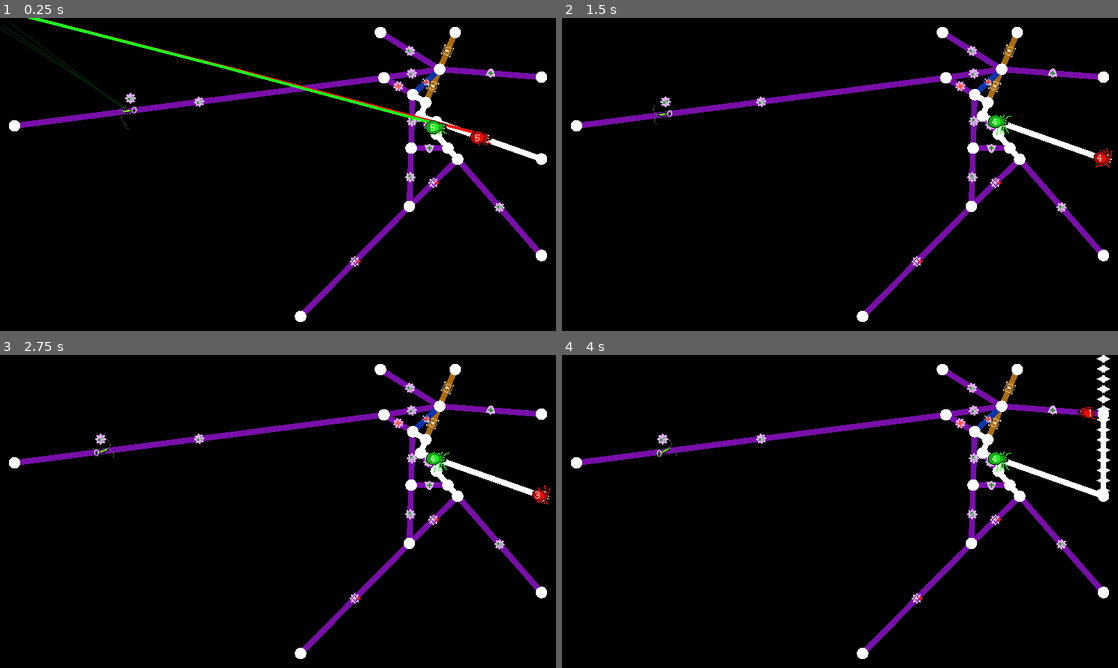
Above: before the commit, frames 1-4 (two rows, left to right).
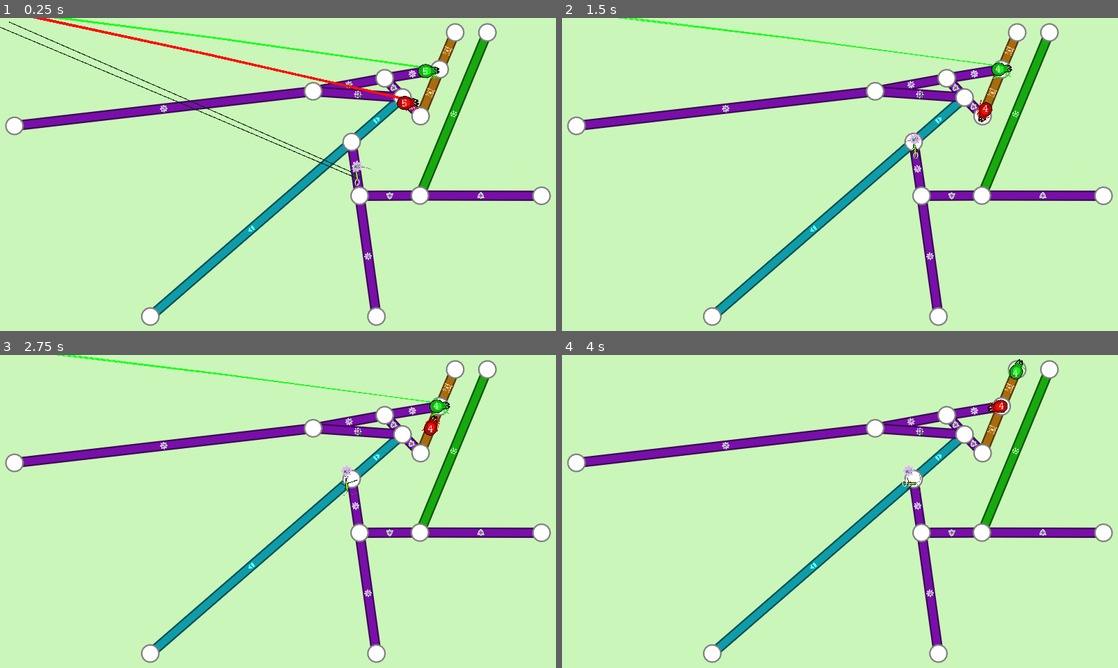
Above: after the commit, the same moments.

Repository: Pandaqi/Windowsilk
Game: Godot game, scene res://Main.tscn
Two runs of this game, one before a commit and one after it. Both use one fixed random seed, a clock stepped at 60 frames per second and the inputs below.
Inputs:
- Up to frame 1 (0.25 s): no input
- Up to frame 2 (1.5 s): tap Enter at 0.5 s; hold Right 0.53-1.28 s; tap T at 0.6 s; tap Space at 0.77 s; hold Down from 1.28 s (still down); tap K at 1.35 s
- Up to frame 3 (2.75 s): tap Space at 1.52 s; release Down at 2.03 s; hold Right from 2.03 s (still down); tap J at 2.1 s
- Up to frame 4 (4 s): release Right at 2.78 s; hold Up 2.78-3.53 s; tap H at 2.85 s; tap Space at 3.02, 3.77 s; hold Left from 3.53 s (still down); tap U at 3.6 s

The runs differ from the first frame. In frame 1, 99% of the frame differs, in the area x 0-100%, y 0-100%; in frame 2, 99%; in frame 3, 99%; in frame 4, 99%.
Error before the commit: Invalid get index 'specialties' (on base: 'Dictionary'). (res://scripts/edge_modules/module_entities.gd:26)

Commit message:
All web-walking bugs included; figured out the missing rules for a game; flying bugs planned

Diff:
--- a/project.godot
+++ b/project.godot
@@ -38,5 +38,5 @@
 quality/driver/driver_name="GLES2"
 vram_compression/import_etc=true
 vram_compression/import_etc2=false
-environment/default_clear_color=Color( 0, 0, 0, 1 )
+environment/default_clear_color=Color( 0.796078, 0.964706, 0.729412, 1 )
 environment/default_environment="res://default_env.tres"
--- /dev/null
+++ b/scenes/antennas/ant.tscn
@@ -0,0 +1,21 @@
+[gd_scene format=2]
+
+[node name="Node2D" type="Node2D"]
+
+[node name="L" type="Node2D" parent="."]
+position = Vector2( 31.5283, -7.07049 )
+
+[node name="Offset" type="Node2D" parent="L"]
+position = Vector2( 22.2898, -20.7555 )
+
+[node name="Mid" type="Node2D" parent="L"]
+position = Vector2( 0.944946, -14.804 )
+
+[node name="R" type="Node2D" parent="."]
+position = Vector2( 32.0764, 6.67622 )
+
+[node name="Offset" type="Node2D" parent="R"]
+position = Vector2( 21.958, 22.073 )
+
+[node name="Mid" type="Node2D" parent="R"]
+position = Vector2( 0.157494, 14.4891 )
--- /dev/null
+++ b/scenes/antennas/aphid.tscn
@@ -0,0 +1,21 @@
+[gd_scene format=2]
+
+[node name="Node2D" type="Node2D"]
+
+[node name="L" type="Node2D" parent="."]
+position = Vector2( 39.8753, -7.22797 )
+
+[node name="Offset" type="Node2D" parent="L"]
+position = Vector2( -34.0917, -22.6454 )
+
+[node name="Mid" type="Node2D" parent="L"]
+position = Vector2( 6.4571, -13.8591 )
+
+[node name="R" type="Node2D" parent="."]
+position = Vector2( 39.9509, 1.16407 )
+
+[node name="Offset" type="Node2D" parent="R"]
+position = Vector2( -32.3761, 25.5378 )
+
+[node name="Mid" type="Node2D" parent="R"]
+position = Vector2( 6.77208, 14.1741 )
--- /dev/null
+++ b/scenes/antennas/caterpillar.tscn
@@ -0,0 +1,15 @@
+[gd_scene format=2]
+
+[node name="Node2D" type="Node2D"]
+
+[node name="L" type="Node2D" parent="."]
+position = Vector2( 39.9858, -2.53917 )
+
+[node name="Offset" type="Node2D" parent="L"]
+position = Vector2( 6.2393, -3.78018 )
+
+[node name="R" type="Node2D" parent="."]
+position = Vector2( 40.1124, 2.17578 )
+
+[node name="Offset" type="Node2D" parent="R"]
+position = Vector2( 6.16772, 2.94661 )
--- /dev/null
+++ b/scenes/antennas/earwig.tscn
@@ -0,0 +1,21 @@
+[gd_scene format=2]
+
+[node name="Node2D" type="Node2D"]
+
+[node name="L" type="Node2D" parent="."]
+position = Vector2( 39.0618, -2.96129 )
+
+[node name="Offset" type="Node2D" parent="L"]
+position = Vector2( 6.58697, -28.145 )
+
+[node name="Mid" type="Node2D" parent="L"]
+position = Vector2( 11.8583, -2.89849 )
+
+[node name="R" type="Node2D" parent="."]
+position = Vector2( 38.5826, 2.11044 )
+
+[node name="Offset" type="Node2D" parent="R"]
+position = Vector2( 8.46508, 29.2163 )
+
+[node name="Mid" type="Node2D" parent="R"]
+position = Vector2( 12.8567, 5.36154 )
--- /dev/null
+++ b/scenes/antennas/mealworm.tscn
@@ -0,0 +1,15 @@
+[gd_scene format=2]
+
+[node name="Node2D" type="Node2D"]
+
+[node name="L" type="Node2D" parent="."]
+position = Vector2( 39.2366, -3.56926 )
+
+[node name="Offset" type="Node2D" parent="L"]
+position = Vector2( 4.46006, -2.75009 )
+
+[node name="R" type="Node2D" parent="."]
+position = Vector2( 39.5505, 3.4868 )
+
+[node name="Offset" type="Node2D" parent="R"]
+position = Vector2( 5.13763, 3.22754 )
--- /dev/null
+++ b/scenes/antennas/mealybug.tscn
@@ -0,0 +1,15 @@
+[gd_scene format=2]
+
+[node name="Node2D" type="Node2D"]
+
+[node name="L" type="Node2D" parent="."]
+position = Vector2( 36.6097, -3.29071 )
+
+[node name="Offset" type="Node2D" parent="L"]
+position = Vector2( 7.28935, -3.7725 )
+
+[node name="R" type="Node2D" parent="."]
+position = Vector2( 37.2961, 4.23034 )
+
+[node name="Offset" type="Node2D" parent="R"]
+position = Vector2( 7.30788, 5.36634 )
--- a/scenes/entity.tscn
+++ b/scenes/entity.tscn
@@ -31,6 +31,7 @@
 [ext_resource path="res://scripts/entity_modules/module_knockback.gd" type="Script" id=29]
 [ext_resource path="res://scripts/specialty_modules/module_doubler.gd" type="Script" id=30]
 [ext_resource path="res://scripts/movement_modules/module_fake_jumper.gd" type="Script" id=31]
+[ext_resource path="res://scripts/entity_modules/module_worm.gd" type="Script" id=32]
 
 [sub_resource type="CircleShape2D" id=2]
 radius = 13.8734
@@ -62,7 +63,7 @@
 texture = ExtResource( 5 )
 hframes = 8
 vframes = 8
-frame = 6
+frame = 16
 
 [node name="Eyes" type="Sprite" parent="Visuals/Sprite"]
 visible = false
@@ -74,6 +75,14 @@
 
 [node name="Antenna" type="Node2D" parent="Visuals"]
 script = ExtResource( 26 )
+
+[node name="Worm" type="Node2D" parent="Visuals"]
+script = ExtResource( 32 )
+
+[node name="Front" type="Node2D" parent="Visuals/Worm"]
+
+[node name="Back" type="Node2D" parent="Visuals/Worm"]
+position = Vector2( -82.5449, 0 )
 
 [node name="Mover" type="Node2D" parent="."]
 script = ExtResource( 13 )
@@ -204,16 +213,17 @@
 [node name="Knockback" type="Node2D" parent="."]
 script = ExtResource( 29 )
 
+[connection signal="on_death" from="Status" to="Tracker" method="_on_Status_on_death"]
+[connection signal="on_death" from="Status" to="Input" method="_on_Status_on_death"]
 [connection signal="on_death" from="Status" to="Mover" method="_on_Status_on_death"]
-[connection signal="on_death" from="Status" to="Input" method="_on_Status_on_death"]
 [connection signal="on_death" from="Status" to="Movement" method="_on_Status_on_death"]
-[connection signal="on_death" from="Status" to="Tracker" method="_on_Status_on_death"]
 [connection signal="on_death" from="Status" to="SilkReader" method="_on_Status_on_death"]
 [connection signal="on_move_completed" from="Mover" to="Movement/Stamina" method="_on_Mover_on_move_completed"]
+[connection signal="on_move_completed" from="Mover" to="Visuals/Worm" method="_on_Mover_on_move_completed"]
 [connection signal="button_press" from="Input" to="Jumper" method="_on_Input_button_press"]
 [connection signal="button_release" from="Input" to="Jumper" method="_on_Input_button_release"]
+[connection signal="move_vec" from="Input" to="Jumper" method="_on_Input_move_vec"]
 [connection signal="move_vec" from="Input" to="Mover" method="_on_Movement_move_vec"]
-[connection signal="move_vec" from="Input" to="Jumper" method="_on_Input_move_vec"]
 [connection signal="on_jump_finished" from="Jumper" to="Movement/Jumper" method="_on_Jumper_on_jump_finished"]
 [connection signal="move_vec" from="Movement" to="Mover" method="_on_Movement_move_vec"]
 [connection signal="timeout" from="Movement/Shuffler/Timer" to="Movement/Shuffler" method="_on_Timer_timeout"]
--- a/scripts/edge_modules/module_drawer.gd
+++ b/scripts/edge_modules/module_drawer.gd
@@ -39,7 +39,7 @@
 
 	var line_thickness = body.m.body.get_thickness()
 	var full_scale : float = 128.0
-	var new_scale = 2 * Vector2(1,1) * (line_thickness / full_scale)
+	var new_scale =  Vector2(1,1) * (line_thickness / full_scale)
 
 	sprite.set_scale(new_scale)
 	sprite.set_frame(frame)
@@ -50,6 +50,8 @@
 	sprite.set_rotation(val)
 
 func recalculate_pattern():
+	if pattern < 0: return
+
 	var old_num = pattern
 	remove_pattern()
 	set_pattern(old_num)
@@ -93,6 +95,9 @@
 
 	draw_rect(rect, color, true)
 
+	if GlobalDict.cfg.draw_outlines_on_web:
+		draw_rect(rect, color.darkened(0.5), false, GlobalDict.cfg.outline_width, true)
+
 func draw_pattern():
 	var line_thickness = body.m.body.get_thickness()
 	var ratio = body.m.boss.get_fade_ratio()
--- a/scripts/edge_modules/module_entities.gd
+++ b/scripts/edge_modules/module_entities.gd
@@ -23,7 +23,9 @@
 func remove(e):
 	entities.erase(e)
 
-	if (body.m.type.equals("fragile") and entities_passed > 0) or body.m.specialties.check_type("fragile"):
+	var edge_is_fragile = (body.m.type.equals("fragile") and entities_passed > 0)
+	var entity_makes_fragile = (e.is_in_group("Players") and e.m.specialties.check_type("fragile"))
+	if edge_is_fragile or entity_makes_fragile:
 		body.m.body.self_destruct()
 
 # TO DO: It's way better for performance to just save the time we "enter" a new edge, and then compare it to the current time, but there's currently no 100% correct system for checking an edge switch.
@@ -73,3 +75,10 @@
 func inform_all_of_type_change():
 	for entity in entities:
 		entity.m.silkreader.update_silk_type(body)
+
+func has_strong_one():
+	for entity in entities:
+		if entity.m.specialties.check_type("strong"):
+			return true
+
+	return false
--- a/scripts/edge_modules/module_owner.gd
+++ b/scripts/edge_modules/module_owner.gd
@@ -28,6 +28,11 @@
 func can_enter(entity):
 	if not boss: return true
 	if entity.is_in_group("NonPlayers") and GlobalDict.cfg.ai_can_enter_owned_silk: return true
+
+	# handles the Lowlife specialty => both silk type and powerup
+	if body.m.type.equals("lowlife") and entity.m.specialties.has_one(): return false
+	if entity.m.specialties.check_type("lowlife") and body.m.type.is_special(): return false
+
 	return boss.m.status.team_num == entity.m.status.team_num
 
 # TO DO: Might put this on a slower timer, as we really don't need this precision/speed of updates
--- a/scripts/edge_modules/module_type.gd
+++ b/scripts/edge_modules/module_type.gd
@@ -52,3 +52,6 @@
 
 func get_it():
 	return type
+
+func is_special():
+	return type != "regular"
--- a/scripts/entities.gd
+++ b/scripts/entities.gd
@@ -25,7 +25,7 @@
 	available_types.erase("player_spider")
 
 	# DEBUGGING
-	available_types = ['locust']
+	# available_types = ['small_caterpillar']
 	#return
 
 	precalculate_probabilities()
--- a/scripts/entity_modules/module_fly_mover.gd
+++ b/scripts/entity_modules/module_fly_mover.gd
@@ -18,6 +18,7 @@
 func module_update(dt):
 	if vec.length() <= 0.03: return
 
+	var cur_pos = body.position
 	var rot = body.rotation
 	var forward_vec = Vector2(cos(rot), sin(rot))
 
@@ -31,3 +32,6 @@
 
 	body.move_and_slide(final_vec*final_move_speed)
 	body.set_rotation(final_vec.angle())
+
+	var new_pos = body.position
+	mover_handler.emit_signal("on_move_completed", (new_pos - cur_pos))
--- a/scripts/entity_modules/module_mover_general.gd
+++ b/scripts/entity_modules/module_mover_general.gd
@@ -20,11 +20,7 @@
 		active_module.stop()
 		return
 
-	var cur_pos = body.position
 	active_module._on_Input_move_vec(vec, dt)
-
-	var new_pos = body.position
-	emit_signal("on_move_completed", (new_pos - cur_pos))
 
 func _on_Tracker_arrived_on_edge(e):
 	if not active_module.has_method("_on_Tracker_arrived_on_edge"): return
--- a/scripts/entity_modules/module_specialties.gd
+++ b/scripts/entity_modules/module_specialties.gd
@@ -45,6 +45,9 @@
 
 func get_it():
 	return type
+
+func has_one():
+	return (type != null) and (type != "")
 
 func show_icon():
 	var new_frame = GlobalDict.silk_types[type].frame
@@ -122,6 +125,7 @@
 
 func modify_input_vec(start_vec, target_vec, dt):
 	if start_vec.length() <= 0.03: return target_vec
+	if target_vec.length() <= 0.03: return start_vec
 	if not check_type("slippery"): return target_vec
 
 	return start_vec.slerp(target_vec, SLIPPERY_FACTOR * dt)
--- a/scripts/entity_modules/module_visuals.gd
+++ b/scripts/entity_modules/module_visuals.gd
@@ -7,6 +7,7 @@
 onready var eyes = $Sprite/Eyes
 onready var legs = $Legs
 onready var antenna = $Antenna
+onready var worm = $Worm
 onready var body = get_parent()
 
 var player_num : int = -1
@@ -19,6 +20,9 @@
 
 	if data.has('antenna'):
 		antenna.initialize(data.antenna)
+
+	if data.move.has('worm'):
+		worm.initialize()
 
 func set_player_num(pnum):
 	player_num = pnum
--- /dev/null
+++ b/scripts/entity_modules/module_worm.gd
@@ -0,0 +1,72 @@
+extends Node2D
+
+const LENGTH_BOUNDS = { 'min': 0.45, 'max': 1.0 }
+
+var active : bool = false
+var phase : String = 'compress'
+
+onready var visuals = get_parent()
+onready var body = visuals.get_parent()
+
+onready var butt = $Back
+onready var head = $Front
+
+var full_length : float
+
+func initialize():
+	active = true
+	full_length = (Vector2.ZERO - butt.position).length()
+	visuals.antenna.set_position(-0.5*full_length*Vector2.RIGHT)
+
+func position_sprite_between_points():
+	var local_butt = butt.position
+	var local_head = Vector2.ZERO
+
+	var center = 0.5*(local_butt + local_head)
+	visuals.sprite.set_position(center)
+
+	var new_scale = Vector2(get_length_ratio(), 1)
+	visuals.sprite.set_scale(0.33*new_scale)
+
+func get_length_ratio():
+	var local_butt = butt.position
+	var local_head = Vector2.ZERO
+
+	var cur_length : float = (local_head - local_butt).length()
+
+	return (cur_length / full_length)
+
+# NOTE: Returns whether movement should be stopped/hijacked or not
+func receive_move_vector(vec):
+	if not active: return false
+
+	vec = vec.rotated(-body.rotation)
+
+	if phase == 'compress':
+		butt.position += vec
+		check_phase_switch()
+		update()
+		return true
+	else:
+		butt.position -= vec
+		update()
+		return false
+
+func check_phase_switch():
+	var length_ratio = get_length_ratio()
+
+	if phase == 'compress' and length_ratio <= LENGTH_BOUNDS.min:
+		phase = 'extend'
+	elif phase == 'extend' and length_ratio >= LENGTH_BOUNDS.max:
+		phase = 'compress'
+
+func _on_Mover_on_move_completed(vec):
+	if not active: return
+
+	check_phase_switch()
+	position_sprite_between_points()
+
+func _draw():
+	return
+	draw_circle(butt.position, 10, Color(0,1,0))
+	draw_circle(Vector2.ZERO, 10, Color(1,0,0))
--- a/scripts/globals/global_dict.gd
+++ b/scripts/globals/global_dict.gd
@@ -5,7 +5,9 @@
 	'allow_eating_same_species': false,
 
 	'debug_terrain_types': true,
-	'line_thickness': 20,
+	'line_thickness': 30,
+	'draw_outlines_on_web': true,
+	'outline_width': 3,
 
 	'point_difference_eating_players': 5,
 	'point_difference_holds_for_all': true,
@@ -213,6 +215,9 @@
 		"move": {
 			"fake_jump": true
 		},
+		"collect": {
+			"friendly": true
+		},
 		"legs": {
 			"type": "four",
 			"color": Color(30/255.0, 34/255.0, 148/255.0)
@@ -296,6 +301,117 @@
 			"type": "fruit_fly",
 			"color": Color(1.0, 242/255.0, 199/255.0)
 		}
+	},
+
+	"aphid": {
+		"frame": 12,
+		"points": 2,
+		"trail": "fragile",
+		"specialty": "fragile",
+		"move": {
+			"flee": true,
+			"speed": 70.0
+		},
+		"collect": {
+			"friendly": true
+		},
+		"legs": {
+			"type": "six",
+			"color": Color(169/255.0, 195/255.0, 33/255.0)
+		},
+		"antenna": {
+			"type": "aphid",
+			"color": Color(169/255.0, 195/255.0, 33/255.0)
+		}
+	},
+
+	"mealybug": {
+		"frame": 13,
+		"points": 2,
+		"trail": "sticky",
+		"specialty": "sticky",
+		"collect": {
+			"friendly": true
+		},
+		"move": {
+			"speed": 50.0
+		},
+		"antenna": {
+			"type": "mealybug",
+			"color": Color(1.0, 249/255.0, 233/255.0)
+		}
+	},
+
+	"ant": {
+		"frame": 14,
+		"points": 5,
+		"trail": "strong",
+		"move": {
+			"speed": 90.0
+		},
+		"legs": {
+			"type": "six",
+			"color": Color(122/255.0, 51/255.0, 19/255.0)
+		},
+		"antenna": {
+			"type": "ant",
+			"color": Color(122/255.0, 51/255.0, 19/255.0)
+		}
+	},
+
+	# NOTE: Giving something low stamina, but high speed
+	# Makes it a "sprinter" that moves in short bursts
+	"mealworm": {
+		"frame": 15,
+		"points": 7,
+		"trail": "timebomb",
+		"move": {
+			"stamina": 500,
+			"speed": 120.0,
+			"worm": true
+		},
+		"antenna": {
+			"type": "mealworm",
+			"color": Color(1.0, 166/255.0, 41/255.0)
+		}
+	},
+
+	"small_caterpillar": {
+		"frame": 16,
+		"points": 3,
+		"trail": "gobbler",
+		"specialty": "gobbler",
+		"move": {
+			"worm": true
+		},
+		"collect": {
+			"cannibal": true
+		},
+		"antenna": {
+			"type": "caterpillar",
+			"color": Color(134/255.0, 165/255.0, 2/255.0)
+		}
+	},
+
+	"earwig": {
+		"frame": 17,
+		"points": 2,
+		"trail": "aggressor",
+		"specialty": "aggressor",
+		"move": {
+			"chase": true,
+		},
+		"collect": {
+			"cannibal": true
+		},
+		"legs": {
+			"type": "six",
+			"color": Color(53/255.0, 33/255.0, 43/255.0)
+		},
+		"antenna": {
+			"type": "earwig",
+			"color": Color(53/255.0, 33/255.0, 43/255.0)
+		}
 	}
 
 }
--- a/scripts/main.gd
+++ b/scripts/main.gd
@@ -3,6 +3,8 @@
 onready var web = $Web
 onready var entities = $Entities
 onready var players = $Players
+
+var game_over_state : bool = false
 
 func _ready():
 	randomize()
@@ -17,6 +19,8 @@
 	entities.activate()
 
 func on_player_death(p):
+	if game_over_state: return
+
 	print("PLAYER DIED")
 
 	var teams_left = players.get_teams_left()
@@ -25,12 +29,16 @@
 	game_over(teams_left[0])
 
 func on_player_progression(p):
+	if game_over_state: return
+
 	var team_num = p.m.status.team_num
 	if players.team_total_below_target(team_num): return
 
 	game_over(team_num)
 
 func game_over(winning_team):
+	game_over_state = true
+
 	print("GAME OVER")
 	print("WINNING TEAM: " + str(winning_team))
 	pass
--- a/scripts/movement_modules/module_jumper.gd
+++ b/scripts/movement_modules/module_jumper.gd
@@ -63,6 +63,8 @@
 	body.m.jumper._on_Input_button_release(params)
 
 func _on_Jumper_on_jump_finished():
+	if not active: return
+
 	is_jumping = false
 	restart_timer()
 	pick_new_vec()
--- a/scripts/player_modules/module_mover.gd
+++ b/scripts/player_modules/module_mover.gd
@@ -19,10 +19,14 @@
 	desired_vec = Vector2.ZERO
 
 func module_update(dt):
+	var cur_pos = body.position
 	var final_vec = body.m.specialties.modify_input_vec(cur_vec, desired_vec, dt)
 	move_along_web(final_vec, dt)
 
 	cur_vec = final_vec
+
+	var new_pos = body.position
+	mover_handler.emit_signal("on_move_completed", (new_pos - cur_pos))
 
 func move_along_web(vec, dt):
 	if vec.length() <= 0.03:
@@ -53,7 +57,10 @@
 	final_move_vec = body.m.specialties.modify_speed(final_move_vec, final_move_speed, input_vec)
 
 	var new_velocity = final_move_vec * dt
-	body.move_and_collide(new_velocity)
+	var prevent_movement = body.m.visuals.worm.receive_move_vector(new_velocity)
+
+	if not prevent_movement:
+		body.move_and_collide(new_velocity)
 
 	last_velocity = new_velocity
 
--- a/scripts/point.gd
+++ b/scripts/point.gd
@@ -82,3 +82,6 @@
 
 func _draw():
 	draw_circle(Vector2.ZERO, col_shape.radius, COLOR)
+
+	if GlobalDict.cfg.draw_outlines_on_web:
+		draw_arc(Vector2.ZERO, col_shape.radius, 0, 2*PI, 16, COLOR.darkened(0.5), GlobalDict.cfg.outline_width, true)
--- a/scripts/web_modules/module_edges.gd
+++ b/scripts/web_modules/module_edges.gd
@@ -1,6 +1,6 @@
 extends Node2D
 
-const POINT_SNAP_RADIUS : float = 25.0
+var POINT_SNAP_RADIUS : float = 25.0
 const ENTITY_OBSTRUCT_RADIUS : float = 30.0
 const MIN_JUMP_DIST : float = 40.0
 
@@ -10,6 +10,9 @@
 onready var web = get_parent()
 
 var debug : bool = false
+
+func _ready():
+	POINT_SNAP_RADIUS = (GlobalDict.cfg.line_thickness + 5.0)
 
 func shoot(params = {}):
 
@@ -315,6 +318,12 @@
 	return null
 
 func remove_existing(edge, destroy_orphan_points = true, keep_entities_alive = false):
+
+	# if the plan was to destroy entities, but (at least) one of them is strong
+	# any destroying is disallowed and we return here
+	if not keep_entities_alive and edge.m.entities.has_strong_one():
+		return
+
 	edge.m.body.start.remove_edge(edge, destroy_orphan_points)
 	edge.m.body.end.remove_edge(edge, destroy_orphan_points)
 
Binary file added: assets/bug_tutorials.png
Not shown, added: assets/bug_tutorials.png.import
Binary file added: non_game/marketing/Bug-Flea.png
Binary file added: non_game/marketing/Bug-Larva.png
Binary file added: non_game/marketing/Bug-Mealybug.png
Not shown: 2 places in scenes/entity.tscn that only renumber resources
Not shown, changed: non_game/Assets.afdesign
Not shown, changed: non_game/Devlog.afdesign
Not shown, changed: non_game/UI.afdesign
Not shown, changed: non_game/[Devlog] Game Off (2021).docx
Not shown, changed: non_game/[Idea] Game Off (2021).docx
